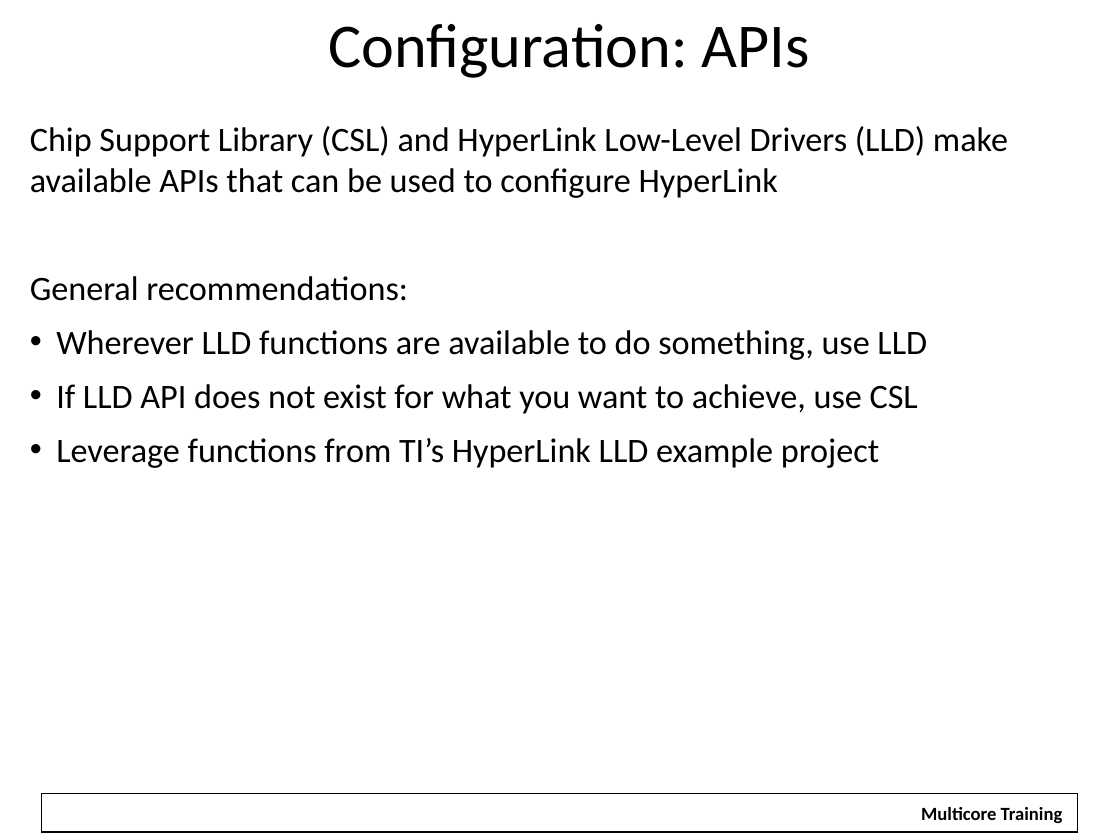
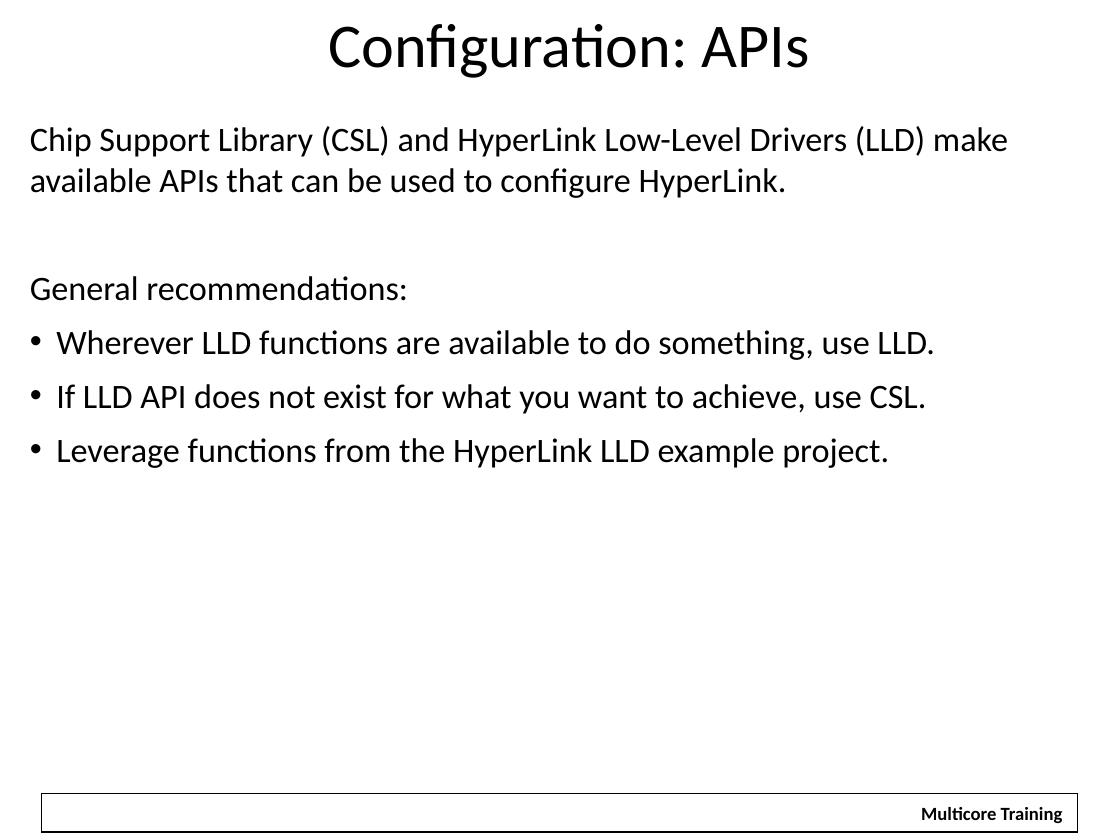
Before and after one commit to hari1989/keystone-workshop, a slide deck: slide 48 of preliminary/Working/presentations/Intro to Hyperlink.pptx (slide 47 before the commit). Drawn at 1120x840 pixels with LibreOffice and Linux fonts; fonts in the diff are those of the drawing; background and template pictures are left out. Boxes give left, top, right and bottom in pixels: in the first picture for what was removed or moved away, otherwise in the second. Text is boxed around its words. In the diff, an @@ line names an element or a change of style, - is before the commit and + after.

```diff
--- a/preliminary/Working/presentations/Intro to Hyperlink.pptx
+++ b/preliminary/Working/presentations/Intro to Hyperlink.pptx
@@ text at (30,126,1008,198): text changed @@
-Chip Support Library (CSL) and HyperLink Low-Level Drivers (LLD) make available APIs that can be used to configure HyperLink
+Chip Support Library (CSL) and HyperLink Low-Level Drivers (LLD) make available APIs that can be used to configure HyperLink.
@@ text at (56,330,935,468): text changed @@
-• Wherever LLD functions are available to do something, use LLD
-• If LLD API does not exist for what you want to achieve, use CSL
-• Leverage functions from TI’s HyperLink LLD example project
+• Wherever LLD functions are available to do something, use LLD.
+• If LLD API does not exist for what you want to achieve, use CSL.
+• Leverage functions from the HyperLink LLD example project.
```
Also in this commit, not shown: 41 other slides changed, 1 slide added.
